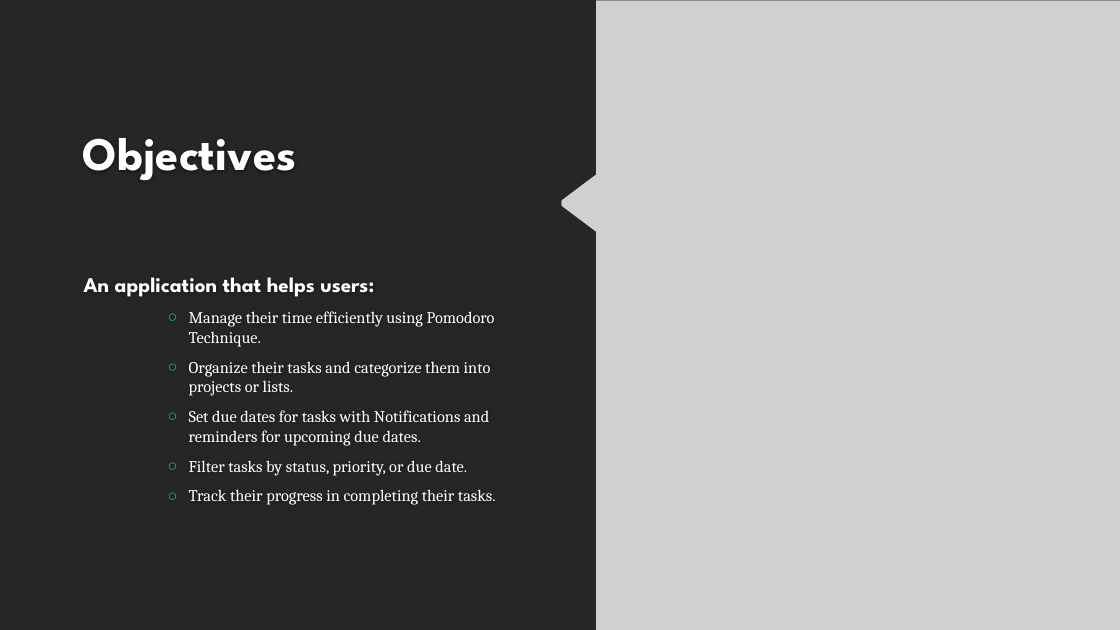
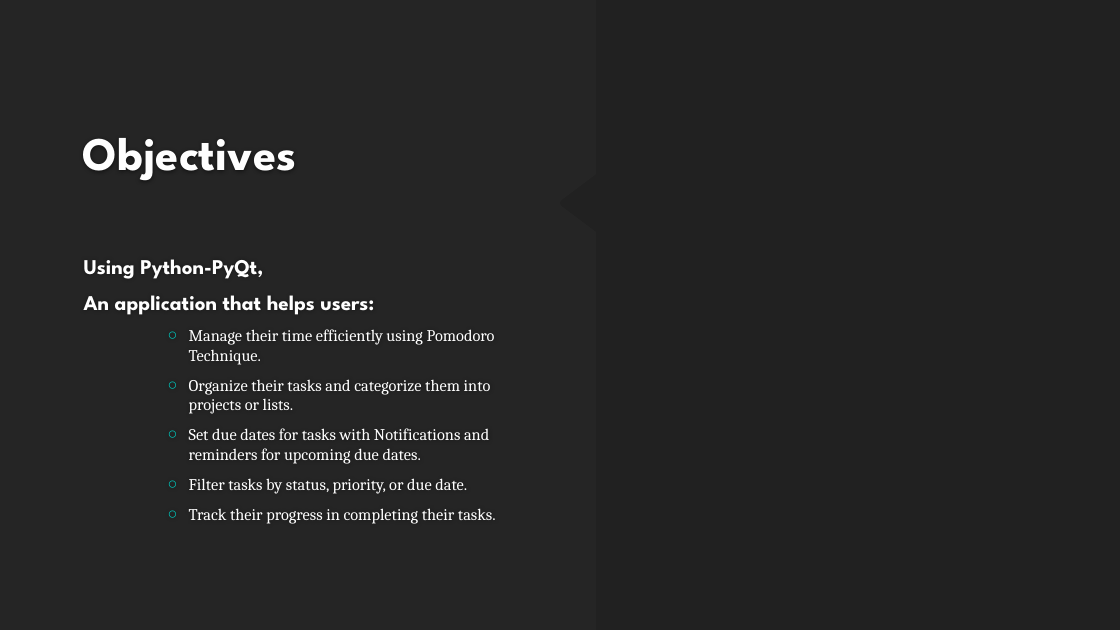
Before and after one commit to BadrGello/Task-Management-App, a slide deck: slide 2 of Documents/HCI Project Proposal.pptx. Drawn at 1120x630 pixels with LibreOffice and Linux fonts; fonts in the diff are those of the drawing; grey boxes stand for pictures; background and template pictures are left out. Boxes give left, top, right and bottom in pixels: in the first picture for what was removed or moved away, otherwise in the second. Text is boxed around its words. In the diff, an @@ line names an element or a change of style, - is before the commit and + after.

```diff
--- a/Documents/HCI Project Proposal.pptx
+++ b/Documents/HCI Project Proposal.pptx
@@ freeform shape at bbox=[0, 0, 596, 630]: fill #262626 to #262626 at 90% opacity @@
@@ picture removed at bbox=[561, 0, 1120, 630] @@
@@ text at bbox=[84, 259, 263, 279]: paragraph added @@
+Using Python-PyQt,
```
Also in this commit, not shown: 1 other slide changed, 1 slide added.
